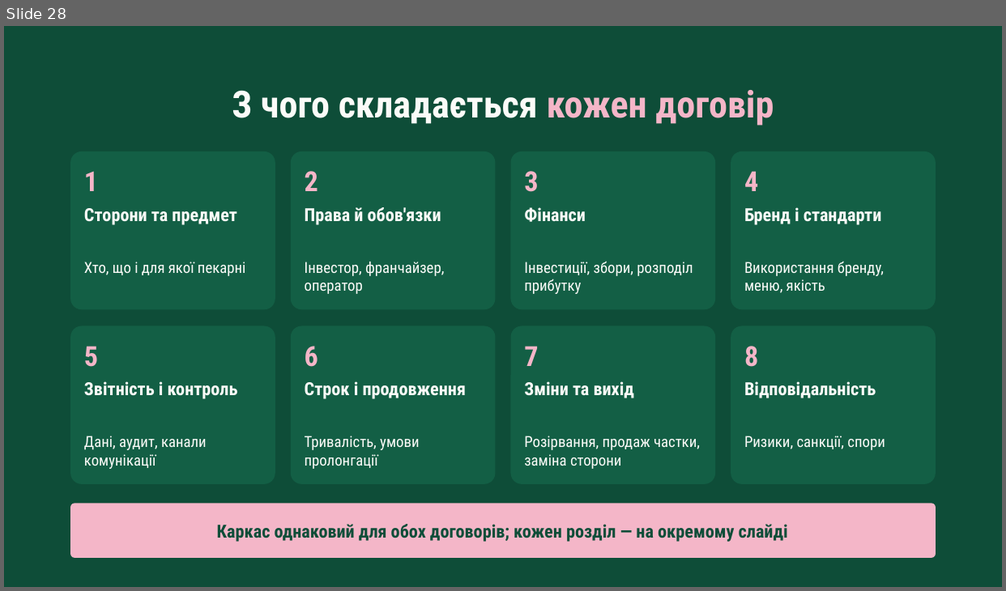
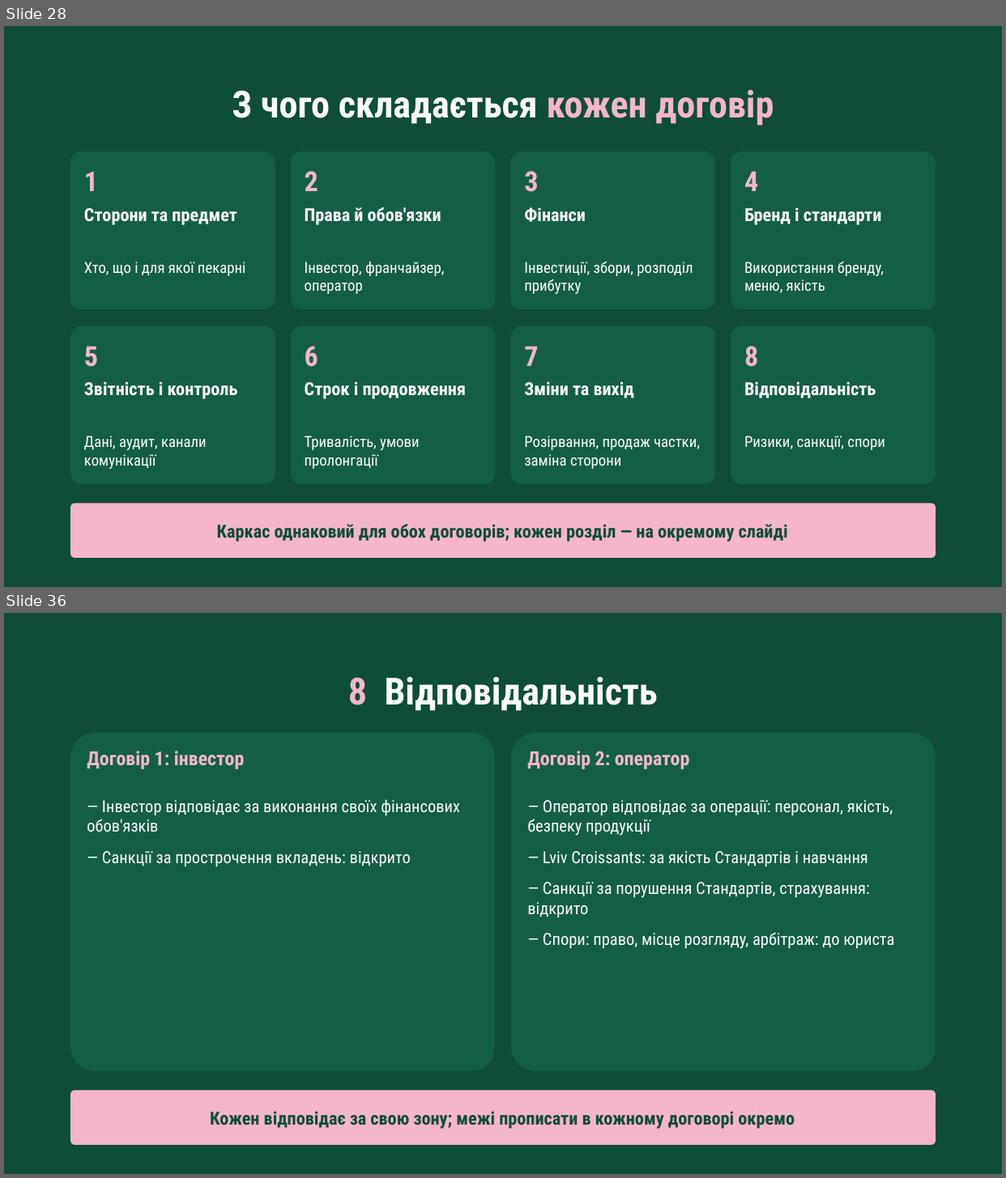
Before and after one commit to denfidiriv-cmyk/xcrypto, a slide deck: presentation_with_contract.pptx. Shown one above the other, each under a label of ours: slide 28 before the commit, slides 28 and 36 after it; the slides between them are not shown. The pictures are 1006x591 and 1006x1178 pixels, drawn with LibreOffice and Linux fonts; fonts in the diff are those of the drawing. Boxes give left, top, right and bottom in pixels: in the first picture for what was removed or moved away, otherwise in the second. Text is boxed around its words. In the diff, an @@ line names an element or a change of style, - is before the commit and + after.

```diff
--- a/presentation_with_contract.pptx
+++ b/presentation_with_contract.pptx
@@ slide 36 added at [4,613,1002,1174], background #0E4D38 @@
@@ text added at [348,677,658,711], 54 pt, text #FBFBF8, bold @@
+8 Відповідальність
@@ rounded rectangle added at [70,733,495,1071], fill #135F45 @@
@@ rounded rectangle added at [511,733,935,1071], fill #135F45 @@
@@ text added at [87,751,245,769], 28 pt, text #F4B6C8, bold @@
+Договір 1: інвестор
@@ text added at [527,751,690,769], 28 pt, text #F4B6C8, bold @@
+Договір 2: оператор
@@ text added at [87,799,460,867], 24 pt, text #FBFBF8 @@
+— Інвестор відповідає за виконання своїх фінансових обов'язків
+— Санкції за прострочення вкладень: відкрито
@@ text added at [527,800,894,949], 24 pt, text #FBFBF8 @@
+— Оператор відповідає за операції: персонал, якість, безпеку продукції
+— Lviv Croissants: за якість Стандартів і навчання
+— Санкції за порушення Стандартів, страхування: відкрито
+— Спори: право, місце розгляду, арбітраж: до юриста
@@ rounded rectangle added at [70,1091,935,1145], fill #F4B6C8 @@
@@ text added at [210,1111,795,1129], 26 pt, text #0E4D38, bold @@
+Кожен відповідає за свою зону; межі прописати в кожному договорі окремо
```
Also in this commit, not shown: 8 other slides added, 8 slides removed.
